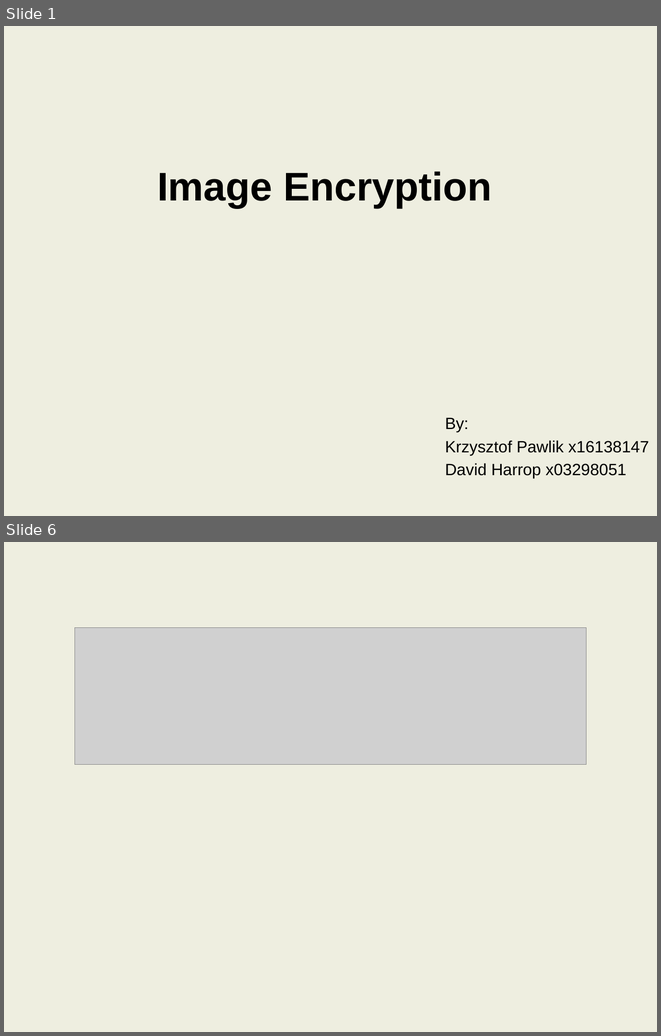
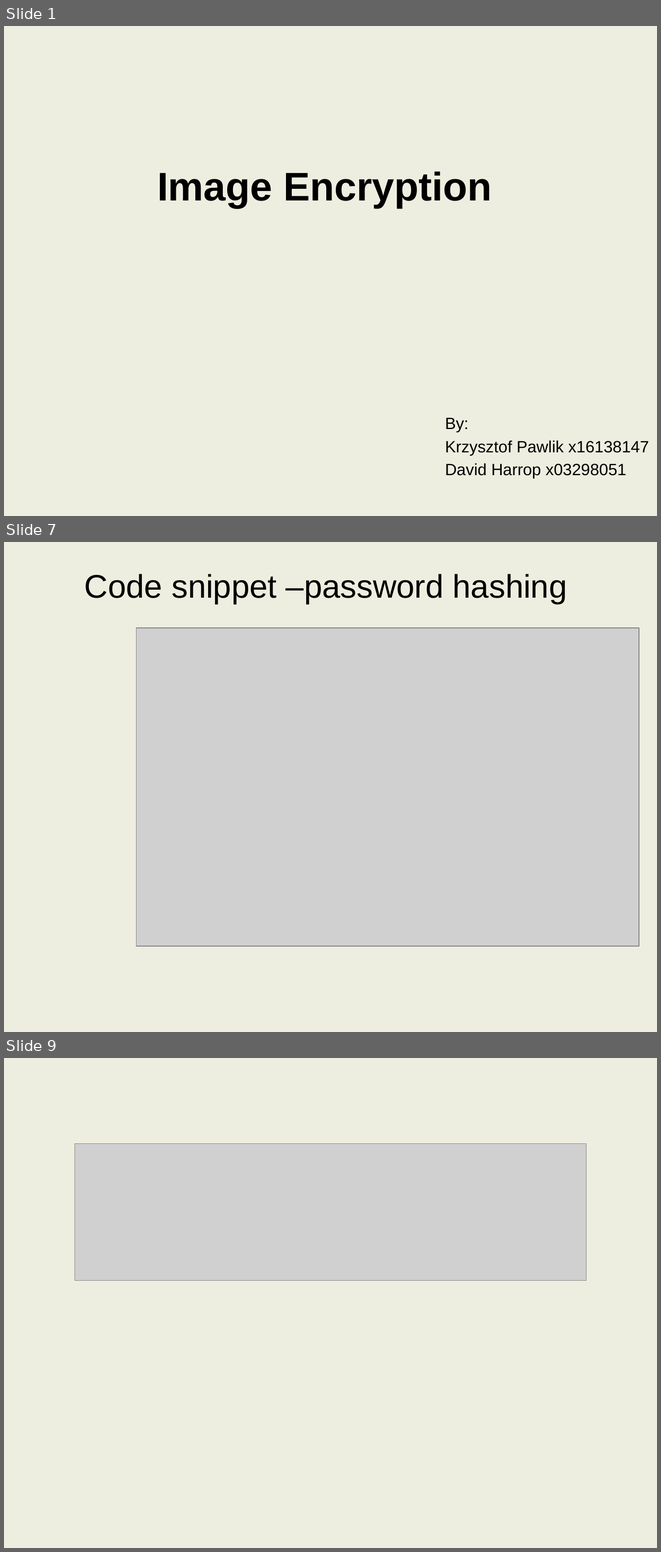
Before and after one commit to harropda/DIVVY-PIC, a slide deck: Image Encryption.pptx. Shown one above the other, each under a label of ours: slides 1 and 6 before the commit, slides 1, 7 and 9 after it; the slides between them are not shown. The pictures are 661x1036 and 661x1552 pixels, drawn with LibreOffice and Linux fonts; fonts in the diff are those of the drawing; grey boxes stand for pictures; background and template pictures are left out. Boxes give left, top, right and bottom in pixels: in the first picture for what was removed or moved away, otherwise in the second. Text is boxed around its words. In the diff, an @@ line names an element or a change of style, - is before the commit and + after.

```diff
--- a/Image Encryption.pptx
+++ b/Image Encryption.pptx
@@ slide 7 added at (4,542,657,1032), background picture (left out) @@
@@ title added at (85,574,567,603), 36 pt, text #000000 @@
+Code snippet –password hashing
@@ picture added at (136,627,639,945) @@
@@ what was slide 6 is now slide 9 @@
```
Also in this commit, not shown: 2 slides changed, 4 other slides added, 2 slides removed.
